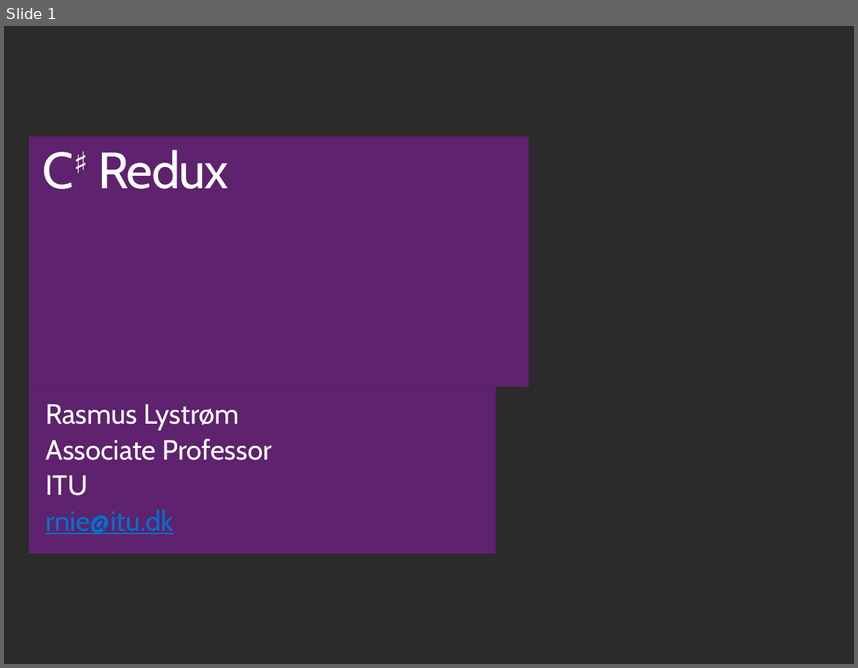
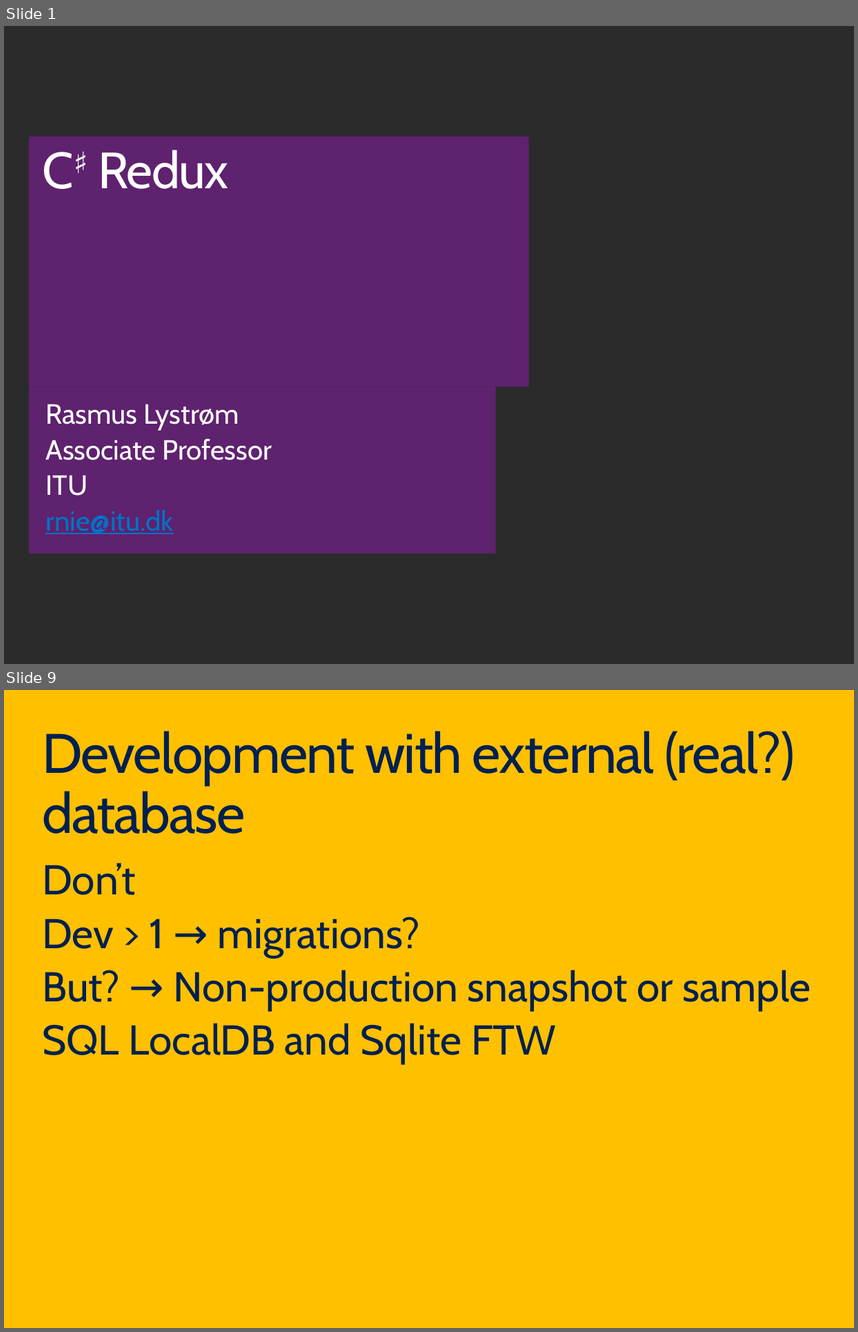
Before and after one commit to ondfisk/BDSA2018, a slide deck: Slides/Lecture11 - CSharp Redux.pptx. Shown one above the other, each under a label of ours: slide 1 before the commit, slides 1 and 9 after it; the slides between them are not shown. The pictures are 858x668 and 858x1332 pixels, drawn with LibreOffice and Linux fonts; fonts in the diff are those of the drawing; background and template pictures are left out; a plain dark background stands for a picture behind light text. Boxes give left, top, right and bottom in pixels: in the first picture for what was removed or moved away, otherwise in the second. Text is boxed around its words. In the diff, an @@ line names an element or a change of style, - is before the commit and + after.

```diff
--- a/Slides/Lecture11 - CSharp Redux.pptx
+++ b/Slides/Lecture11 - CSharp Redux.pptx
@@ slide 9 added at box(4, 690, 854, 1328), background #FFC000 @@
@@ title added at box(42, 731, 795, 834), 48 pt, text #002050 @@
+Development with external (real?) database
@@ text added at box(42, 862, 811, 1063), 36 pt, text #002050 @@
+Don’t
+Dev > 1 → migrations?
+But? → Non-production snapshot or sample
+SQL LocalDB and Sqlite FTW
```
Also in this commit, not shown: 9 other slides added, 1 slide removed, 52 other files.
